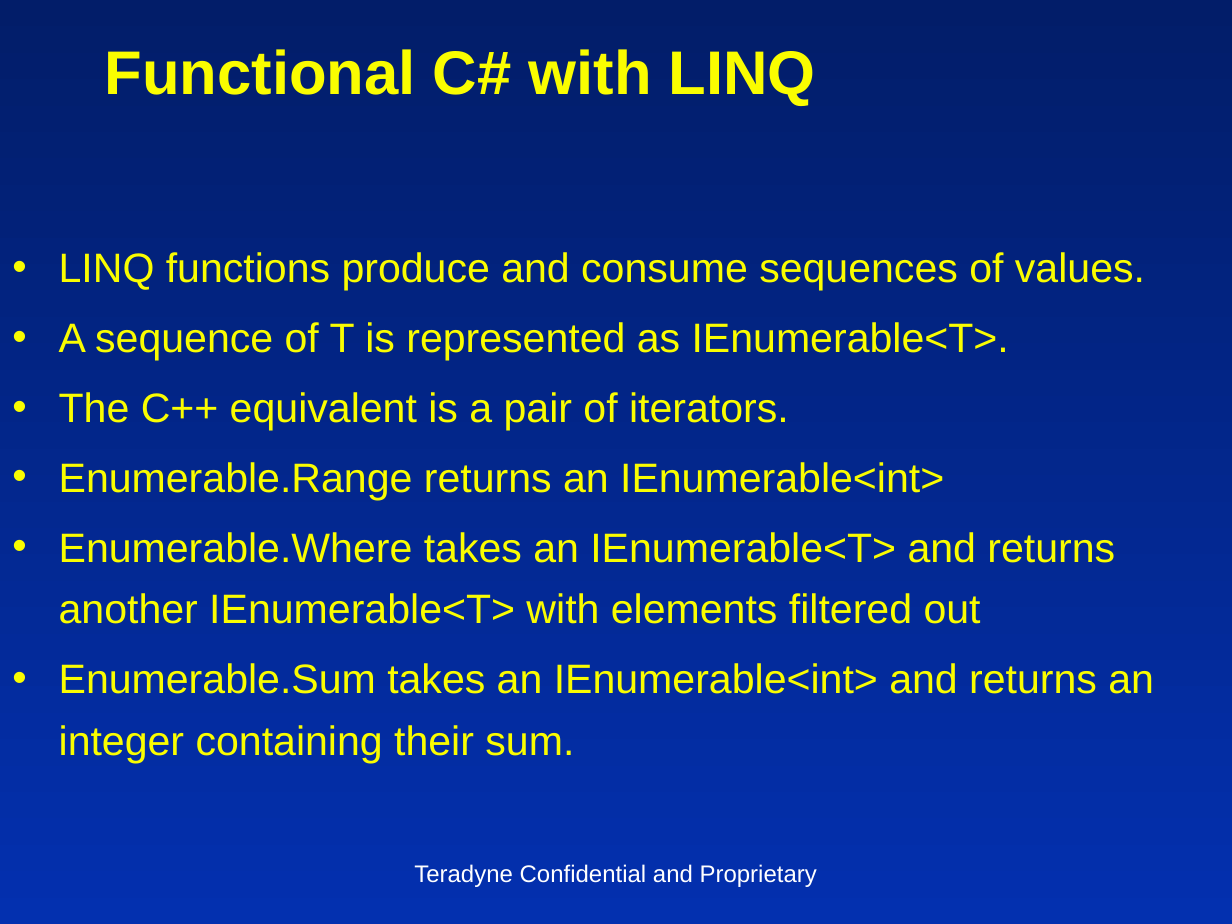
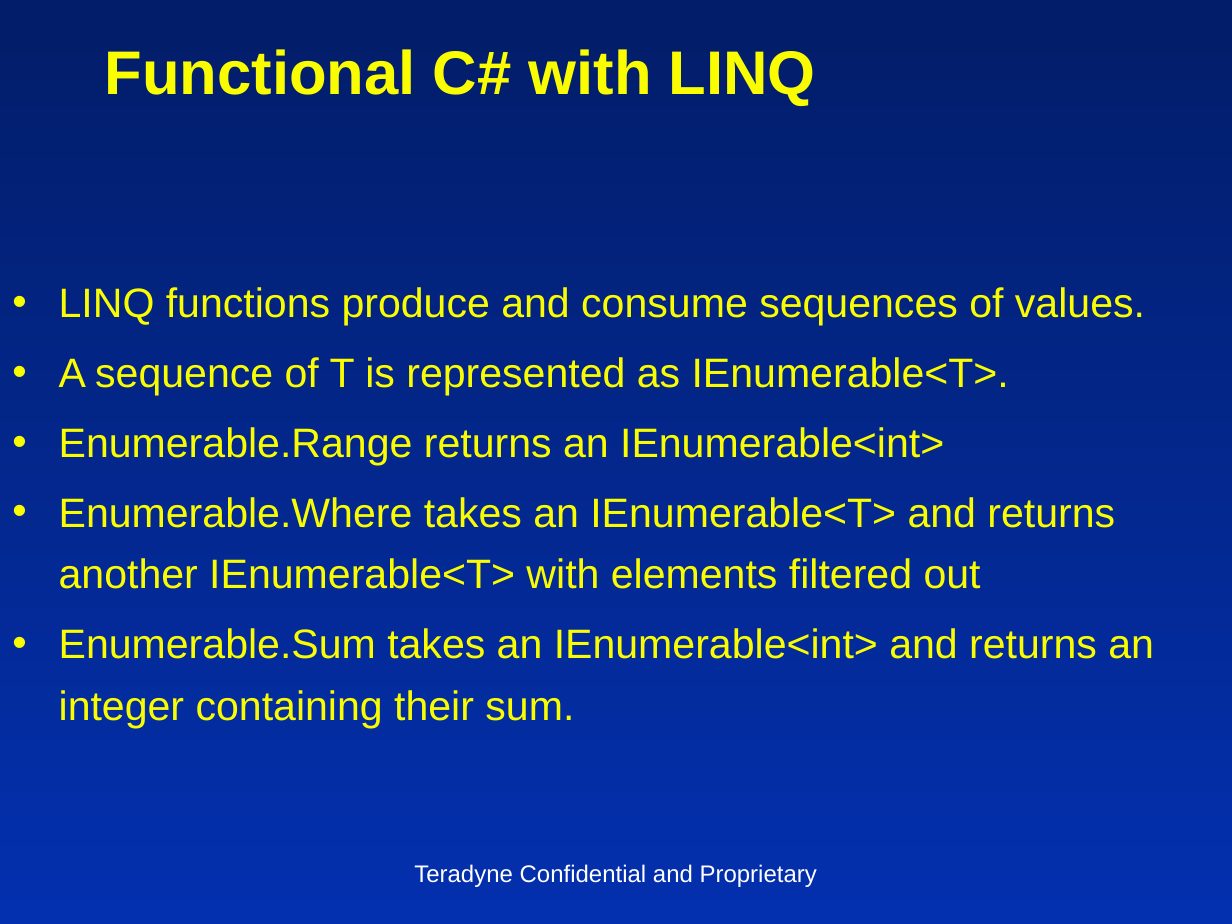
Before and after one commit to insideoutclub/Euler, a slide deck: slide 8 of FiveEasyPieces1.pptx. Drawn at 1232x924 pixels with LibreOffice and Linux fonts; fonts in the diff are those of the drawing. Boxes give left, top, right and bottom in pixels: in the first picture for what was removed or moved away, otherwise in the second. Text is boxed around its words. In the diff, an @@ line names an element or a change of style, - is before the commit and + after.

```diff
--- a/FiveEasyPieces1.pptx
+++ b/FiveEasyPieces1.pptx
@@ text at box(59, 392, 789, 430): paragraph removed @@
-• The C++ equivalent is a pair of iterators.
```
Also in this commit, not shown: 8 other slides changed, 2 slides added, 1 slide removed, 1 other file.
